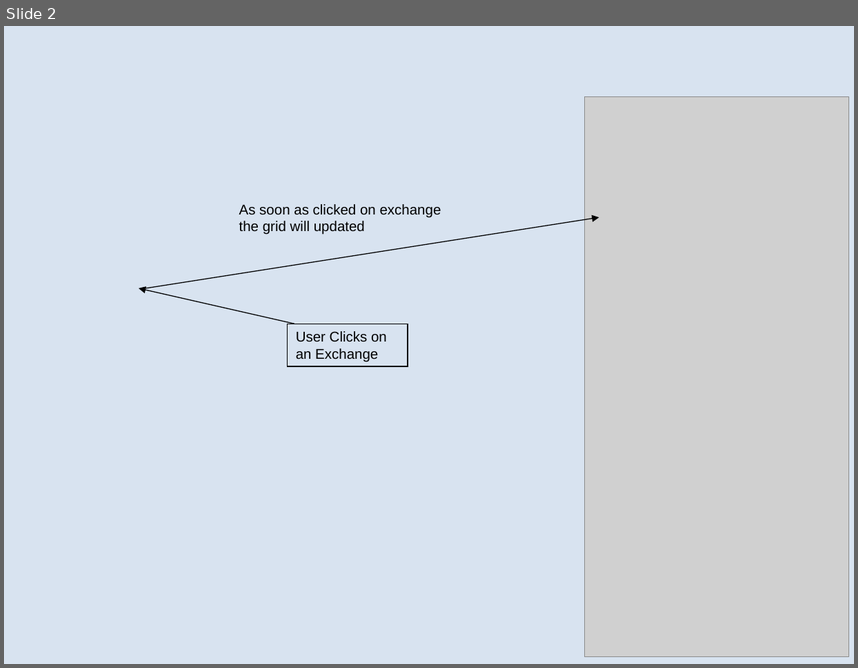
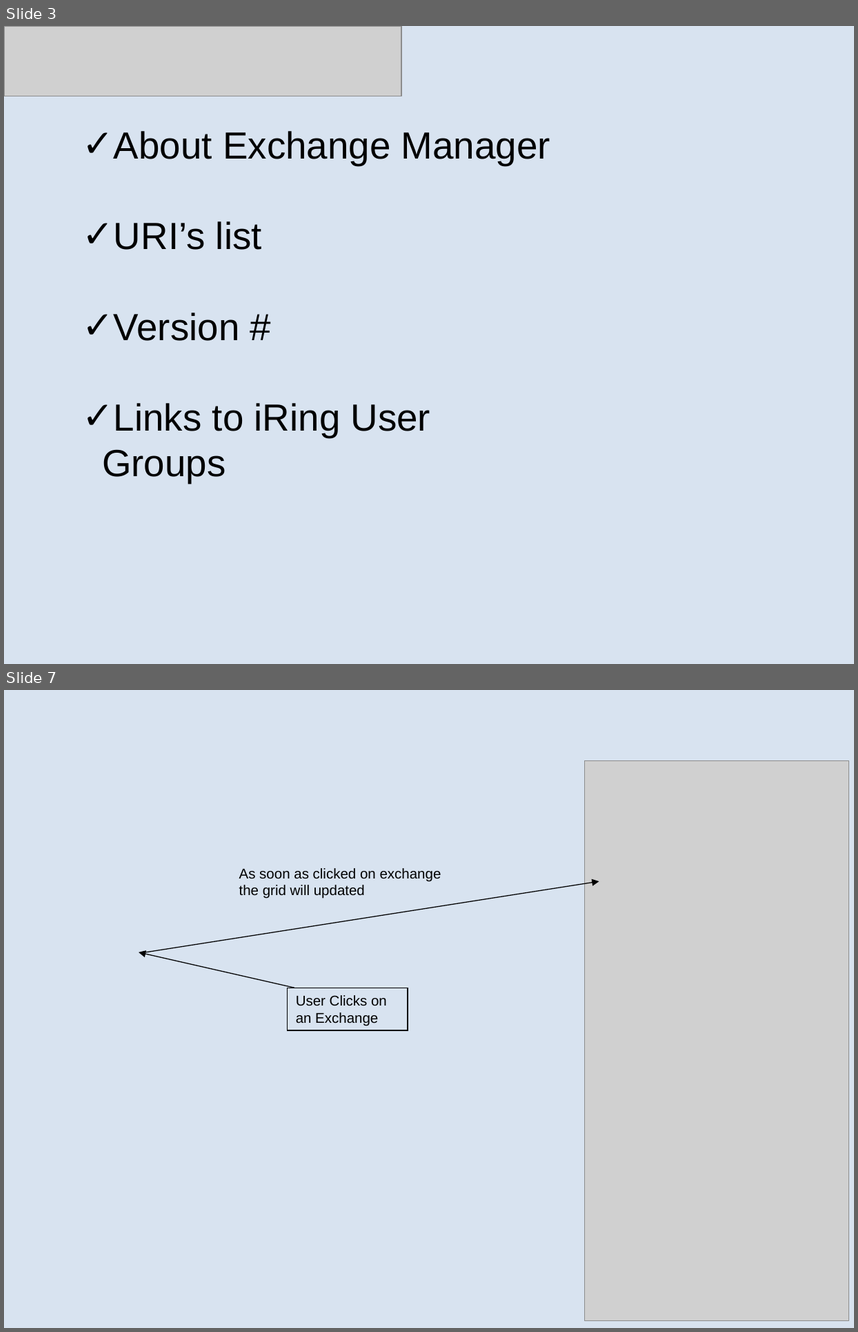
Before and after one commit to heyena/iring-tools, a slide deck: trunk/iRINGTools.ESB/documents/Sprint 2 User Stories.1.0.ppt. Shown one above the other, each under a label of ours: slide 2 before the commit, slides 3 and 7 after it; the slides between them are not shown. The pictures are 858x668 and 858x1332 pixels, drawn with LibreOffice and Linux fonts; fonts in the diff are those of the drawing; grey boxes stand for pictures; background and template pictures are left out. Boxes give left, top, right and bottom in pixels: in the first picture for what was removed or moved away, otherwise in the second. Text is boxed around its words. In the diff, an @@ line names an element or a change of style, - is before the commit and + after.

```diff
--- a/trunk/iRINGTools.ESB/documents/Sprint 2 User Stories.1.0.ppt
+++ b/trunk/iRINGTools.ESB/documents/Sprint 2 User Stories.1.0.ppt
@@ slide 3 added at bbox=[4, 26, 854, 664], background #D8E3F0 @@
@@ picture added at bbox=[4, 26, 402, 96] @@
@@ text added at bbox=[114, 131, 550, 437], 32 pt, text #000000 @@
+✓ About Exchange Manager
+✓ URI’s list
+✓ Version #
+✓ Links to iRing User Groups
@@ what was slide 2 is now slide 7 @@
```
Also in this commit, not shown: 2 slides changed, 8 other slides added, 3 slides removed.
